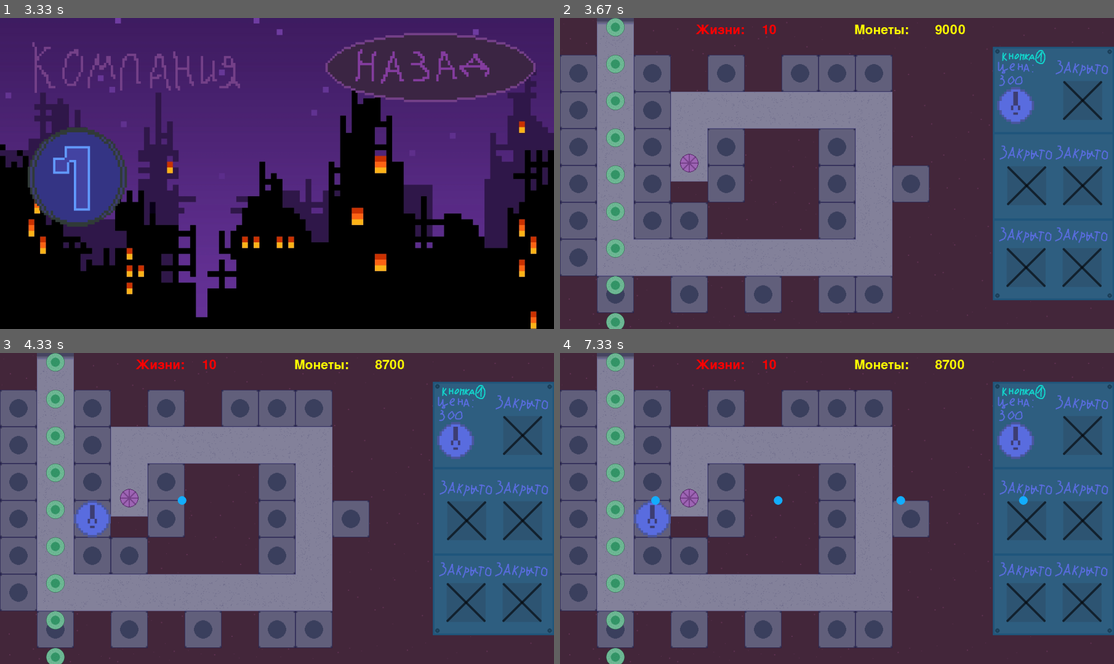
Above: before the commit, frames 1-4 (two rows, left to right).
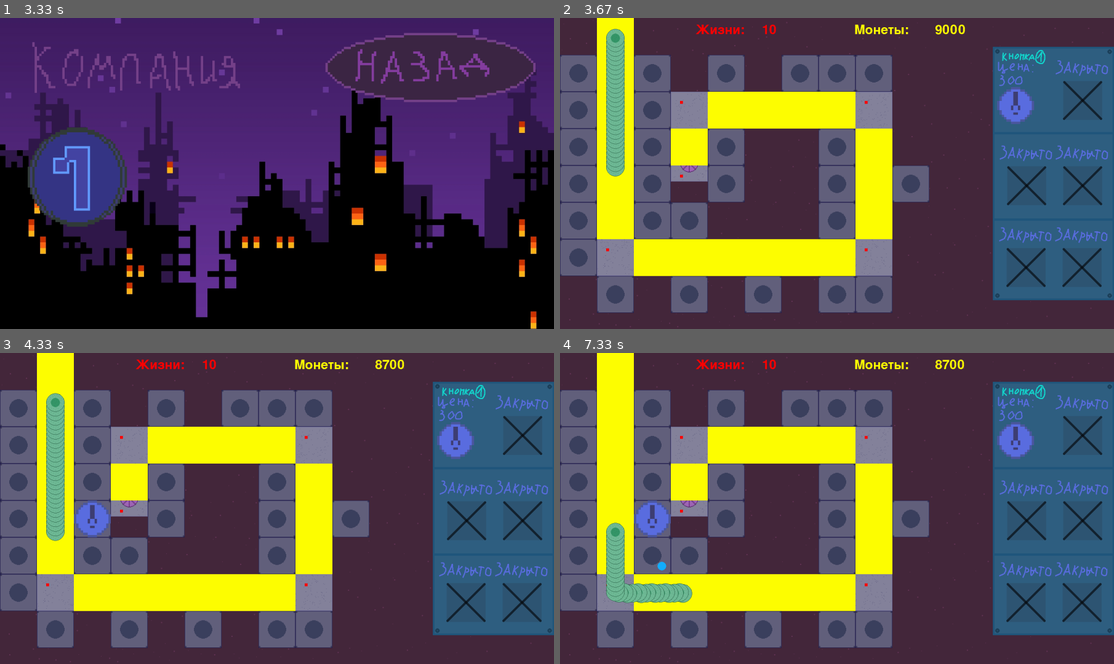
Above: after the commit, the same moments.

Repository: vea1es1337/pygame-tower-defense
Game: pygame game, started from MainMenu.py
The game is run twice, just before and just after one commit, with the same random seed, the same clock (stepped at 60 frames per second) and the same inputs.
Inputs (mouse positions are in pixels of both pictures, inside the frame that each line leads up to):
- Up to frame 1 (3.33 s): click (432, 67) at 0.4 s; click (421, 223) at 3.23 s
- Up to frame 2 (3.67 s): click (637, 176) at 3.57 s
- Up to frame 3 (4.33 s): tap 1 at 3.83 s
- Up to frame 4 (7.33 s): click (992, 402) at 7.23 s

Frame 1 is identical in both runs. In frame 2, 16% of the frame differs, in the area x 6-60%, y 0-100%; in frame 3, 16%; in frame 4, 17%, in the area x 6-85%, y 0-100%.

Commit message:
big work did

Diff:
--- a/MainMenu.py
+++ b/MainMenu.py
@@ -1,5 +1,8 @@
 import sys
 import os
+import threading
+import time
+
 import pygame
 import math
 from classes import LevelChoiseMenuButton, ShopButton, ExitButton, ButtonBackLvlChoise, ButtonFirstLvl, load_image, \
@@ -9,7 +12,7 @@
 
 
 clock = pygame.time.Clock()
-FPS = 30
+FPS = 25
 
 def load_main_menu():
     background = load_image("background.png").convert_alpha()
@@ -48,9 +51,7 @@
     for y in range(len(level)):
         for x in range(len(level[y])):
             if level[y][x] == '@':
-                print(x,y)
                 TowerCell(x, y, towers_group)
-
 
 
 if __name__ == '__main__':
@@ -124,8 +125,33 @@
     towers = [] # список поставленных башен
     shapes = [] # список текущих на экране врагов
     bullets = [] # список текущих на экране пуль
-
+    shapes_way = [] # список из клеток путя врагов
+    way_points = [] # список точек на карте, к которым они должны идти(чтобы вручную весь путь не рисовать)
     player = Player(9000, 10) # у игрока 350 монет и 10 жизней
+
+
+    def create_shapes_way(level): # создаёт пути, по которому идут враги
+        for y in range(len(level)):
+            for x in range(len(level[y])):
+                if level[y][x] == "#":
+                    shapes_way.append([x * 128, y * 128, 128, 128, ])  # добавляется по каждой клетке путь врага
+        print(shapes_way)
+
+
+    def сreate_way_points(level, points):
+        point = "1"
+        int_point = 1
+        for i in range(points):
+            for y in range(len(level)):
+                for x in range(len(level[0])):
+                    if level[y][x] == point:
+                        way_points.append([x * 128 + 64 // 2, y * 128 + 64 // 2, 10, 10])
+                        int_point += 1
+                        point = str(int_point)
+        print(way_points)
+    def draw_shapes_way():
+        for way in shapes_way:
+            pygame.draw.rect(first_level_screen, yellow, way)
 
     class Tower1:
         def __init__(self, x, y,  damage, cd,  price, range):
@@ -144,7 +170,7 @@
 
         def shooting(self):
             if self.firerate_tick <= 0:
-                creating_bullets(self.x, self.y, cyan, 15, 5, 25)
+                creating_bullets(self.x, self.y, cyan, 15, 1, 25)
                 self.firerate_tick = self.firerate
             else:
                 self.firerate_tick -= 1 / FPS
@@ -180,11 +206,32 @@
             enemy1.rect.y = self.y
             first_enemy_group.draw(first_level_screen)
 
-
-# --------------------------- Следующая функция ставит башни на клетки. Из за спрайтов и моего не полного
-                                                     # клеточного поля, которое трогает только клетки, никаких других
-                                              # выходов после поисков я не нашёл, это можно сделать только через if-ы
-
+        def Move(self):  # для движения умножаем значения векторов на скорость и прибавлять его к координатам
+            move = homing_calculation(self.x, self.y, way_points[self.point][0], way_points[self.point][1])
+            self.x += self.speed * move[0]
+            self.y += self.speed * move[1]
+            if move[2] <= self.speed:
+                self.point += 1
+                if self.point == len(way_points):
+                    shapes.remove(self)
+                    player.health -= 1
+
+
+    def homing_calculation(x1, y1, x2,
+                           y2):  # самонаведение снарядов с использованием линейной алгебры и немного геометрии,
+        # нашёл это самонаводение в интернете для своего кода
+        vec_x = x2 - x1
+        vec_y = y2 - y1
+        dist = math.sqrt(vec_x ** 2 + vec_y ** 2)  # расстояние между 2 объектами по теореме пифагора
+        norm_vec_x = vec_x / dist  # нормализация вектора
+        norm_vec_y = vec_y / dist  # нормализация вектора
+        angle = math.atan2(norm_vec_y, norm_vec_x)  # угол
+        return norm_vec_x, norm_vec_y, dist, angle
+
+
+    # --------------------------- Следующая функция ставит башни на клетки. Из за спрайтов и моего не полного
+    # клеточного поля, которое трогает только клетки, никаких других
+    # выходов после поисков я не нашёл, это можно сделать только через if-ы
 
     def creating_tower():
         keys = pygame.key.get_pressed()
@@ -193,175 +240,175 @@
             if cells_flag[26] != 1 and keys[pygame.K_1] and player.money - 300 >= 0:
                 cells_flag[26] = 1
                 player.money -= 300
-                towers.append(Tower1(1024, 896, 10, 0.5, 300, 150))
+                towers.append(Tower1(1024, 896, 10, 1.5, 300, 150))
                 print(26)
         if towers_group.sprites()[25].rect.collidepoint(x, y):
             if cells_flag[25] != 1 and keys[pygame.K_1] and player.money - 300 >= 0:
                 cells_flag[25] = 1
                 player.money -= 300
-                towers.append(Tower1(896, 896, 10, 0.5, 300, 150))
+                towers.append(Tower1(896, 896, 10, 1.5, 300, 150))
                 print(25)
         if towers_group.sprites()[24].rect.collidepoint(x, y):
             if cells_flag[24] != 1 and keys[pygame.K_1] and player.money - 300 >= 0:
                 cells_flag[24] = 1
                 player.money -= 300
-                towers.append(Tower1(640, 896, 10, 0.5, 300, 150))
+                towers.append(Tower1(640, 896, 10, 1.5, 300, 150))
                 print(24)
         if towers_group.sprites()[23].rect.collidepoint(x, y):
             if cells_flag[23] != 1 and keys[pygame.K_1] and player.money - 300 >= 0:
                 print(23)
                 cells_flag[23] = 1
                 player.money -= 300
-                towers.append(Tower1(384, 896, 10, 0.5, 300, 150))
+                towers.append(Tower1(384, 896, 10, 1.5, 300, 150))
                 print(towers)
         if towers_group.sprites()[22].rect.collidepoint(x, y):
             if cells_flag[22] != 1 and keys[pygame.K_1] and player.money - 300 >= 0:
                 cells_flag[22] = 1
                 print(22)
                 player.money -= 300
-                towers.append(Tower1(128, 896, 10, 0.5, 300, 150))
+                towers.append(Tower1(128, 896, 10, 1.5, 300, 150))
                 print(towers)
         if towers_group.sprites()[21].rect.collidepoint(x, y):
             if cells_flag[21] != 1 and keys[pygame.K_1] and player.money - 300 >= 0:
                 cells_flag[21] = 1
                 print(21)
                 player.money -= 300
-                towers.append(Tower1(0, 768, 10, 0.5, 300, 150))
+                towers.append(Tower1(0, 768, 10, 1.5, 300, 150))
                 print(towers)
         if towers_group.sprites()[20].rect.collidepoint(x, y):
             if cells_flag[20] != 1 and keys[pygame.K_1] and player.money - 300 >= 0:
                 cells_flag[20] = 1
                 print(20)
                 player.money -= 300
-                towers.append(Tower1(896, 640, 10, 0.5, 300, 150))
+                towers.append(Tower1(896, 640, 10, 1.5, 300, 150))
                 print(towers)
         if towers_group.sprites()[19].rect.collidepoint(x, y):
             if cells_flag[19] != 1 and keys[pygame.K_1] and player.money - 300 >= 0:
                 cells_flag[19] = 1
                 print(19)
                 player.money -= 300
-                towers.append(Tower1(384, 640, 10, 0.5, 300, 150))
+                towers.append(Tower1(384, 640, 10, 1.5, 300, 150))
                 print(towers)
         if towers_group.sprites()[18].rect.collidepoint(x, y):
             if cells_flag[18] != 1 and keys[pygame.K_1] and player.money - 300 >= 0:
                 cells_flag[18] = 1
                 print(18)
                 player.money -= 300
-                towers.append(Tower1(256, 640, 10, 0.5, 300, 150))
+                towers.append(Tower1(256, 640, 10, 1.5, 300, 150))
                 print(towers)
         if towers_group.sprites()[17].rect.collidepoint(x, y):
             if cells_flag[17] != 1 and keys[pygame.K_1] and player.money - 300 >= 0:
                 cells_flag[17] = 1
                 print(17)
                 player.money -= 300
-                towers.append(Tower1(0, 640, 10, 0.5, 300, 150))
+                towers.append(Tower1(0, 640, 10, 1.5, 300, 150))
                 print(towers)
         if towers_group.sprites()[16].rect.collidepoint(x, y):
             if cells_flag[16] != 1 and keys[pygame.K_1] and player.money - 300 >= 0:
                 cells_flag[16] = 1
                 print(16)
                 player.money -= 300
-                towers.append(Tower1(1152, 512, 10, 0.5, 300, 150))
+                towers.append(Tower1(1152, 512, 10, 1.5, 300, 150))
                 print(towers)
         if towers_group.sprites()[15].rect.collidepoint(x, y):
             if cells_flag[15] != 1 and keys[pygame.K_1] and player.money - 300 >= 0:
                 cells_flag[15] = 1
                 print(15)
                 player.money -= 300
-                towers.append(Tower1(896, 512, 10, 0.5, 300, 150))
+                towers.append(Tower1(896, 512, 10, 1.5, 300, 150))
                 print(towers)
         if towers_group.sprites()[14].rect.collidepoint(x, y):
             if cells_flag[14] != 1 and keys[pygame.K_1] and player.money - 300 >= 0:
                 cells_flag[14] = 1
                 print(14)
                 player.money -= 300
-                towers.append(Tower1(512, 512, 10, 0.5, 300, 150))
+                towers.append(Tower1(512, 512, 10, 1.5, 300, 150))
                 print(towers)
         if towers_group.sprites()[13].rect.collidepoint(x, y):
             if cells_flag[13] != 1 and keys[pygame.K_1] and player.money - 300 >= 0:
                 cells_flag[13] = 1
                 print(13)
                 player.money -= 300
-                towers.append(Tower1(256, 512, 10, 0.5, 300, 150))
+                towers.append(Tower1(256, 512, 10, 1.5, 300, 150))
                 print(towers)
         if towers_group.sprites()[12].rect.collidepoint(x, y):
             if cells_flag[12] != 1 and keys[pygame.K_1] and player.money - 300 >= 0:
                 cells_flag[12] = 1
                 print(12)
                 player.money -= 300
-                towers.append(Tower1(0, 512, 10, 0.5, 300, 150))
+                towers.append(Tower1(0, 512, 10, 1.5, 300, 150))
                 print(towers)
         if towers_group.sprites()[11].rect.collidepoint(x, y):
             if cells_flag[11] != 1 and keys[pygame.K_1] and player.money - 300 >= 0:
                 cells_flag[11] = 1
                 print(11)
                 player.money -= 300
-                towers.append(Tower1(896, 384, 10, 0.5, 300, 150))
+                towers.append(Tower1(896, 384, 10, 1.5, 300, 150))
         if towers_group.sprites()[10].rect.collidepoint(x, y):
             if cells_flag[10] != 1 and keys[pygame.K_1] and player.money - 300 >= 0:
                 cells_flag[10] = 1
                 print(10)
                 player.money -= 300
-                towers.append(Tower1(512, 384, 10, 0.5, 300, 150))
+                towers.append(Tower1(512, 384, 10, 1.5, 300, 150))
         if towers_group.sprites()[9].rect.collidepoint(x, y):
             if cells_flag[9] != 1 and keys[pygame.K_1] and player.money - 300 >= 0:
                 cells_flag[9] = 1
                 print(9)
                 player.money -= 300
-                towers.append(Tower1(256, 384, 10, 0.5, 300, 150))
+                towers.append(Tower1(256, 384, 10, 1.5, 300, 150))
         if towers_group.sprites()[8].rect.collidepoint(x, y):
             if cells_flag[8] != 1 and keys[pygame.K_1] and player.money - 300 >= 0:
                 cells_flag[8] = 1
                 print(8)
                 player.money -= 300
-                towers.append(Tower1(0, 384, 10, 0.5, 300, 150))
+                towers.append(Tower1(0, 384, 10, 1.5, 300, 150))
         if towers_group.sprites()[7].rect.collidepoint(x, y):
             if cells_flag[7] != 1 and keys[pygame.K_1] and player.money - 300 >= 0:
                 cells_flag[7] = 1
                 print(7)
                 player.money -= 300
-                towers.append(Tower1(256, 256, 10, 0.5, 300, 150))
+                towers.append(Tower1(256, 256, 10, 1.5, 300, 150))
         if towers_group.sprites()[6].rect.collidepoint(x, y):
             if cells_flag[6] != 1 and keys[pygame.K_1] and player.money - 300 >= 0:
                 cells_flag[6] = 1
                 print(6)
                 player.money -= 300
-                towers.append(Tower1(0, 256, 10, 0.5, 300, 150))
+                towers.append(Tower1(0, 256, 10, 1.5, 300, 150))
         if towers_group.sprites()[5].rect.collidepoint(x, y):
             if cells_flag[5] != 1 and keys[pygame.K_1] and player.money - 300 >= 0:
                 cells_flag[5] = 1
                 print(5)
                 player.money -= 300
-                towers.append(Tower1(1024, 128, 10, 0.5, 300, 150))
+                towers.append(Tower1(1024, 128, 10, 1.5, 300, 150))
         if towers_group.sprites()[4].rect.collidepoint(x, y):
             if cells_flag[4] != 1 and keys[pygame.K_1] and player.money - 300 >= 0:
                 cells_flag[4] = 1
                 print(4)
                 player.money -= 300
-                towers.append(Tower1(896, 128, 10, 0.5, 300, 150))
+                towers.append(Tower1(896, 128, 10, 1.5, 300, 150))
         if towers_group.sprites()[3].rect.collidepoint(x, y):
             if cells_flag[3] != 1 and keys[pygame.K_1] and player.money - 300 >= 0:
                 cells_flag[3] = 1
                 print(3)
                 player.money -= 300
-                towers.append(Tower1(768, 128, 10, 0.5, 300, 150))
+                towers.append(Tower1(768, 128, 10, 1.5, 300, 150))
         if towers_group.sprites()[2].rect.collidepoint(x, y):
             if cells_flag[2] != 1 and keys[pygame.K_1] and player.money - 300 >= 0:
                 cells_flag[2] = 1
                 print(2)
                 player.money -= 300
-                towers.append(Tower1(512, 128, 10, 0.5, 300, 150))
+                towers.append(Tower1(512, 128, 10, 1.5, 300, 150))
         if towers_group.sprites()[1].rect.collidepoint(x, y):
             if cells_flag[1] != 1 and keys[pygame.K_1] and player.money - 300 >= 0:
                 cells_flag[1] = 1
                 print(1)
                 player.money -= 300
-                towers.append(Tower1(256, 128, 10, 0.5, 300, 150))
+                towers.append(Tower1(256, 128, 10, 1.5, 300, 150))
         if towers_group.sprites()[0].rect.collidepoint(x, y):
             if cells_flag[0] != 1 and keys[pygame.K_1] and player.money - 300 >= 0:
                 cells_flag[0] = 1
                 player.money -= 300
-                towers.append(Tower1(0, 128, 10, 0.5, 300, 150))
+                towers.append(Tower1(0, 128, 10, 1.5, 300, 150))
 
 
 # ---------------------------------------------------------------------
@@ -369,29 +416,47 @@
 
 
     def creating_enemys():
-        for i in range(10):
-            shapes.append(Shape1(160, (2 * i) * 64, 5, 10, 40))
+        for i in range(30, 1, -1):
+            shapes.append(Shape1(160, (1 * i) * 16, 3, 6, 40))
+
 
     def creating_bullets(x, y, color, size, dmg, speed):
         bullets.append(Bullet(x, y, color, size, dmg, speed))
 
-
-
-
+    def if_shape_died():
+        for shape in shapes:
+            if shape.hp <= 0:
+                shapes.remove(shape)
+                player.money += shape.reward
+
+
+    generate_level(load_level("1map.txt"))
+    create_shapes_way(load_level("1map.txt"))
+    сreate_way_points(load_level("1map.txt"), 5)
+    f2 = pygame.font.SysFont('comic sans', 66)
 
     def gameplay():
+        draw_shapes_way()
         creating_tower()
+        for points in way_points:
+            pygame.draw.rect(first_level_screen, red, points)
         for tower in towers:
             tower.Draw()
             tower.shooting()
         for shape in shapes:
+            shape.Move()
             shape.Draw()
         for bullet in bullets:
-            bullet.move(1, 0)
+            homing = homing_calculation(bullet.x, bullet.y, shapes[0].x, shapes[0].y)
+            bullet.move(homing[0], homing[1])
+            if homing[2] <= bullet.speed:
+                shapes[0].hp -= bullet.dmg
+                bullets.remove(bullet)
             bullet.Draw()
-
-    generate_level(load_level("1map.txt"))
-    f2 = pygame.font.SysFont('comic sans', 66)
+        if_shape_died()
+
+    enemys_in_map = False # есть ли враги на карте
+
 
     while True:
         if main_menu_flag:
@@ -399,6 +464,9 @@
         if level_choise_flag:
             load_level_choise_menu()  # Функция загрузки меню выбора уровней
         if first_lvl_start:
+            if enemys_in_map == False:
+                creating_enemys()
+                enemys_in_map = True
             load_first_level()
 
             money = f2.render(str(player.money), False, yellow)
@@ -411,7 +479,6 @@
             first_level_screen.blit(money_text, (1020, 20))
             first_level_screen.blit(health_text, (470, 20))
             gameplay()
-            creating_enemys()
         print(clock.get_fps())
 
         for event in pygame.event.get():
@@ -445,5 +512,4 @@
                             secret_important_number = i  # запоминает выбранную клеточку
         pygame.display.update()
         clock.tick(FPS)
-
 pygame.quit()
--- a/data/1map.txt
+++ b/data/1map.txt
@@ -1,8 +1,11 @@
 -#--------
 @#@-@-@@@-
-@#@######-
+@#@4####3-
 @#@#@--@#-
-@#@#@--@#@
+@#@5@--@#@
 @#@@---@#-
-@########-
--@-@-@-@@
+@1######2-
+-@-@-@-@@-
+----------
+----------
+----------
